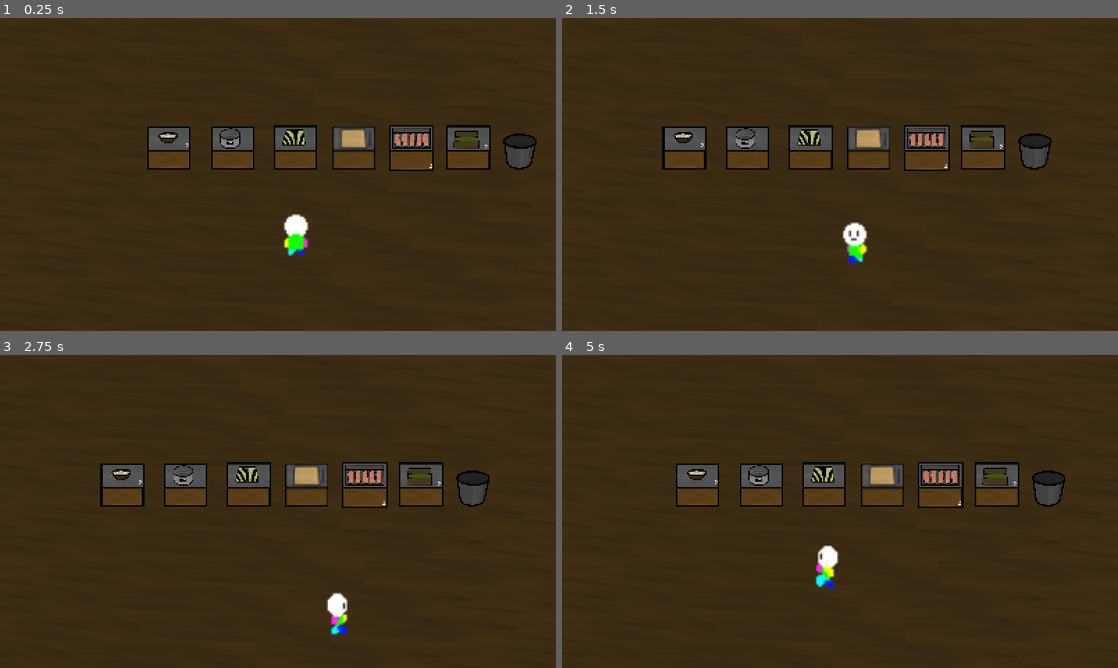
Above: before the commit, frames 1-4 (two rows, left to right).
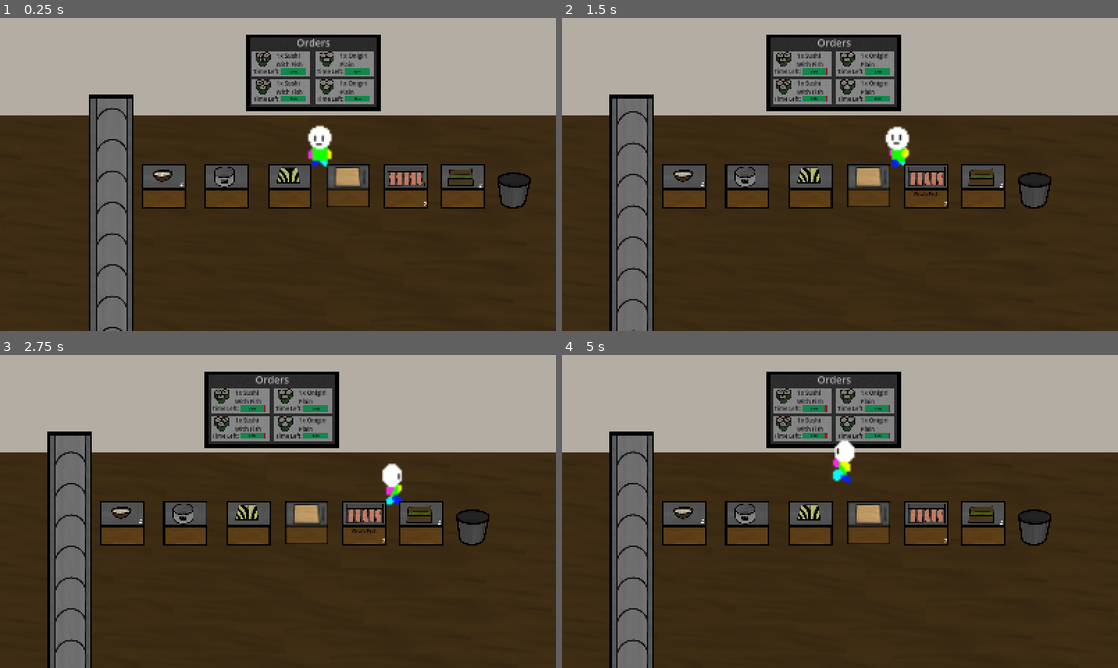
Above: after the commit, the same moments.

Repository: DragonEyeGames/Sushi-House-Shiba-Arcade
Game: Godot game, scene res://main.tscn
Two runs of this game, one before a commit and one after it. Both use one fixed random seed, a clock stepped at 60 frames per second and the inputs below. The engine's default icon, where the game draws it, is replaced by a stand-in: a white triangle on a blue panel in a dark square.
Inputs (mouse positions are in pixels of both pictures, inside the frame that each line leads up to):
- Up to frame 1 (0.25 s): no input
- Up to frame 2 (1.5 s): tap Enter at 0.5 s; move the mouse to (962, 158) at 0.52 s; hold D (Right) 0.53-1.28 s; tap 1 (1) at 0.6 s; tap 2 (2) at 0.8, 1.35 s; move the mouse to (728, 190) at 1.27 s; hold S (Down) from 1.28 s (still down)
- Up to frame 3 (2.75 s): tap 3 (3) at 1.55, 2.1 s; move the mouse to (333, 442) at 2.02 s; release S (Down) at 2.03 s; hold D (Right) from 2.03 s (still down); tap 4 (4) at 2.3 s
- Up to frame 4 (5 s): move the mouse to (812, 574) at 2.77 s; release D (Right) at 2.78 s; hold W (Up) 2.78-3.53 s; tap 4 (4) at 2.85 s; tap 5 (5) at 3.05, 3.6 s; move the mouse to (1006, 558) at 3.52 s; hold A (Left) from 3.53 s (still down); tap 1 (1) at 3.8, 4.35 s; move the mouse to (673, 464) at 4.27 s; tap 2 (2) at 4.55 s

The runs differ from the first frame. In frame 1, 49% of the frame differs, in the area x 0-100%, y 0-100%; in frame 2, 49%; in frame 3, 49%; in frame 4, 49%.

Commit message:
conveyer belt

Diff:
--- a/main.tscn
+++ b/main.tscn
@@ -39,6 +39,11 @@
 [ext_resource type="Texture2D" uid="uid://di2ufu5v0ebq3" path="res://Assets/Wood1.png" id="27_qsp4k"]
 [ext_resource type="Texture2D" uid="uid://bw8myrpkcf5g3" path="res://Assets/Wood2.png" id="28_kq58d"]
 [ext_resource type="Texture2D" uid="uid://bnigbowjs4dp2" path="res://Assets/Wood3.png" id="29_seu75"]
+[ext_resource type="Script" uid="uid://dac8gpkcvujsu" path="res://orders.gd" id="40_4lmeg"]
+[ext_resource type="Shader" uid="uid://cdwoss15yri8m" path="res://tv.gdshader" id="40_h8e4i"]
+[ext_resource type="Texture2D" uid="uid://bew43yfuvkv2o" path="res://Assets/SushiRollerStand.png" id="42_0cp0l"]
+[ext_resource type="Texture2D" uid="uid://dhxsbkvy7xkrl" path="res://Assets/SushiConveyer.png" id="43_d2t1y"]
+[ext_resource type="Script" uid="uid://ch10s3ken56ee" path="res://sushi_conveyer.gd" id="44_gngh3"]
 
 [sub_resource type="AtlasTexture" id="AtlasTexture_wnkbs"]
 atlas = ExtResource("3_come4")
@@ -532,19 +537,19 @@
 }]
 
 [sub_resource type="RectangleShape2D" id="RectangleShape2D_0xm2m"]
-size = Vector2(122, 64)
+size = Vector2(48, 64)
 
 [sub_resource type="RectangleShape2D" id="RectangleShape2D_272bh"]
-size = Vector2(74, 93)
+size = Vector2(35, 155)
 
 [sub_resource type="RectangleShape2D" id="RectangleShape2D_h2yge"]
-size = Vector2(123, 123)
+size = Vector2(128, 104.5)
 
 [sub_resource type="RectangleShape2D" id="RectangleShape2D_1bvp3"]
 size = Vector2(122, 40)
 
 [sub_resource type="RectangleShape2D" id="RectangleShape2D_jq2sk"]
-size = Vector2(91, 93)
+size = Vector2(91, 69.25)
 
 [sub_resource type="RectangleShape2D" id="RectangleShape2D_4k2k6"]
 size = Vector2(87, 40)
@@ -557,14 +562,31 @@
 
 [sub_resource type="RectangleShape2D" id="RectangleShape2D_qsp4k"]
 size = Vector2(188, 1795)
+
+[sub_resource type="RectangleShape2D" id="RectangleShape2D_come4"]
+size = Vector2(1819, 39)
+
+[sub_resource type="ShaderMaterial" id="ShaderMaterial_4lmeg"]
+shader = ExtResource("40_h8e4i")
+shader_parameter/overlay_color = Color(0.215686, 0.215686, 0.215686, 0.384314)
+shader_parameter/flicker_strength = 0.415
+shader_parameter/time_speed = 0.101
+
+[sub_resource type="StyleBoxFlat" id="StyleBoxFlat_h8e4i"]
+bg_color = Color(0.889783, 0, 0.0885715, 1)
+
+[sub_resource type="StyleBoxFlat" id="StyleBoxFlat_4lmeg"]
+bg_color = Color(0, 0.718576, 0.359163, 1)
+
+[sub_resource type="RectangleShape2D" id="RectangleShape2D_gngh3"]
+size = Vector2(128, 967)
 
 [node name="Node2D" type="Node2D"]
 position = Vector2(204, 83)
 script = ExtResource("1_7mycd")
 
 [node name="Player" type="CharacterBody2D" parent="."]
-z_index = 1
-position = Vector2(323, 328)
+position = Vector2(408, -37)
 script = ExtResource("1_0xm2m")
 
 [node name="Sprite" type="AnimatedSprite2D" parent="Player"]
@@ -574,7 +596,7 @@
 frame_progress = 0.727654
 
 [node name="CollisionShape2D" type="CollisionShape2D" parent="Player"]
-position = Vector2(-2, 30)
+position = Vector2(1, 30)
 shape = SubResource("RectangleShape2D_0xm2m")
 
 [node name="Area2D" type="Area2D" parent="Player"]
@@ -582,7 +604,7 @@
 collision_mask = 2
 
 [node name="CollisionShape2D" type="CollisionShape2D" parent="Player/Area2D"]
-position = Vector2(-6, 0.5)
+position = Vector2(-0.5, 31.5)
 shape = SubResource("RectangleShape2D_272bh")
 
 [node name="Stove" type="StaticBody2D" parent="."]
@@ -590,7 +612,7 @@
 script = ExtResource("4_5vw27")
 
 [node name="Icon" type="Sprite2D" parent="Stove"]
-scale = Vector2(0.49, 0.49)
+scale = Vector2(0.5, 0.5)
 texture = ExtResource("5_getpj")
 
 [node name="RichTextLabel" type="RichTextLabel" parent="Stove/Icon"]
@@ -626,7 +648,7 @@
 theme_override_font_sizes/font_size = 26
 
 [node name="CollisionShape2D" type="CollisionShape2D" parent="Stove"]
-position = Vector2(-0.5, -0.5)
+position = Vector2(0, 11)
 shape = SubResource("RectangleShape2D_h2yge")
 
 [node name="Area2D" type="Area2D" parent="Stove"]
@@ -668,7 +690,7 @@
 stock = 2
 
 [node name="Icon" type="Sprite2D" parent="Rice Reservoir"]
-scale = Vector2(0.485, 0.485)
+scale = Vector2(0.5, 0.5)
 texture = ExtResource("6_w48qg")
 
 [node name="RichTextLabel" type="RichTextLabel" parent="Rice Reservoir/Icon"]
@@ -682,7 +704,7 @@
 text = "Rice"
 
 [node name="CollisionShape2D" type="CollisionShape2D" parent="Rice Reservoir"]
-position = Vector2(-0.5, -0.5)
+position = Vector2(0, 11)
 shape = SubResource("RectangleShape2D_h2yge")
 
 [node name="Area2D" type="Area2D" parent="Rice Reservoir"]
@@ -717,7 +739,7 @@
 stock = 2
 
 [node name="Icon" type="Sprite2D" parent="Fish Reservoir"]
-scale = Vector2(0.515, 0.515)
+scale = Vector2(0.5, 0.5)
 texture = ExtResource("9_d13ii")
 
 [node name="RichTextLabel" type="RichTextLabel" parent="Fish Reservoir/Icon"]
@@ -731,7 +753,7 @@
 text = "Fish"
 
 [node name="CollisionShape2D" type="CollisionShape2D" parent="Fish Reservoir"]
-position = Vector2(-0.5, -0.5)
+position = Vector2(0, 11)
 shape = SubResource("RectangleShape2D_h2yge")
 
 [node name="Area2D" type="Area2D" parent="Fish Reservoir"]
@@ -767,7 +789,7 @@
 stock = 2
 
 [node name="Icon" type="Sprite2D" parent="Seaweed Reservoir"]
-scale = Vector2(0.495, 0.495)
+scale = Vector2(0.5, 0.5)
 texture = ExtResource("7_cegan")
 
 [node name="RichTextLabel" type="RichTextLabel" parent="Seaweed Reservoir/Icon"]
@@ -781,7 +803,7 @@
 text = "Seaweed"
 
 [node name="CollisionShape2D" type="CollisionShape2D" parent="Seaweed Reservoir"]
-position = Vector2(-0.5, -0.5)
+position = Vector2(0, 11)
 shape = SubResource("RectangleShape2D_h2yge")
 
 [node name="Area2D" type="Area2D" parent="Seaweed Reservoir"]
@@ -811,11 +833,11 @@
 horizontal_alignment = 2
 
 [node name="Trash" type="StaticBody2D" parent="."]
-position = Vector2(960, 91)
+position = Vector2(959, 93)
 script = ExtResource("11_seu75")
 
 [node name="Icon" type="Sprite2D" parent="Trash"]
-scale = Vector2(0.495, 0.495)
+scale = Vector2(0.5, 0.5)
 texture = ExtResource("12_htxhm")
 
 [node name="RichTextLabel" type="RichTextLabel" parent="Trash/Icon"]
@@ -829,7 +851,7 @@
 text = "Trash"
 
 [node name="CollisionShape2D" type="CollisionShape2D" parent="Trash"]
-position = Vector2(7.5, 3.5)
+position = Vector2(8, 15.625)
 shape = SubResource("RectangleShape2D_jq2sk")
 
 [node name="Area2D" type="Area2D" parent="Trash"]
@@ -872,7 +894,7 @@
 text = "Cutting Board"
 
 [node name="CollisionShape2D" type="CollisionShape2D" parent="Cutting Board"]
-position = Vector2(-0.5, -0.5)
+position = Vector2(0, 11)
 shape = SubResource("RectangleShape2D_h2yge")
 
 [node name="Area2D" type="Area2D" parent="Cutting Board"]
@@ -1000,7 +1022,7 @@
 text = "Assembly"
 
 [node name="CollisionShape2D" type="CollisionShape2D" parent="Assembly Board"]
-position = Vector2(-0.5, -0.5)
+position = Vector2(0, 11)
 shape = SubResource("RectangleShape2D_h2yge")
 
 [node name="Area2D" type="Area2D" parent="Assembly Board"]
@@ -1013,7 +1035,7 @@
 
 [node name="RichTextLabel" type="RichTextLabel" parent="Assembly Board"]
 visible = false
-z_index = 7
+z_index = 1
 offset_left = -59.0
 offset_top = 11.0
 offset_right = 59.0
@@ -1245,7 +1267,7 @@
 text = "Finish Cutting"
 
 [node name="Floor" type="Node2D" parent="."]
-z_index = -5
+z_index = -9
 position = Vector2(938, 144)
 
 [node name="Row" type="Node2D" parent="Floor"]
@@ -1734,7 +1756,7 @@
 texture = ExtResource("29_seu75")
 
 [node name="Floor2" type="Node2D" parent="."]
-z_index = -5
+z_index = -10
 position = Vector2(800, -836)
 
 [node name="Row" type="Node2D" parent="Floor2"]
@@ -2241,6 +2263,319 @@
 position = Vector2(334, 694)
 rotation = 1.5708
 shape = SubResource("RectangleShape2D_qsp4k")
+
+[node name="StaticBody2D2" type="StaticBody2D" parent="."]
+z_index = -7
+position = Vector2(1, 17)
+script = ExtResource("40_4lmeg")
+
+[node name="Wall" type="ColorRect" parent="StaticBody2D2"]
+z_index = -3
+offset_left = -544.0
+offset_top = -419.0
+offset_right = 1272.0
+offset_bottom = -75.0
+color = Color(0.705882, 0.682353, 0.643137, 1)
+
+[node name="CollisionShape2D" type="CollisionShape2D" parent="StaticBody2D2"]
+position = Vector2(333.5, -123.5)
+shape = SubResource("RectangleShape2D_come4")
+
+[node name="Tv Boarder" type="ColorRect" parent="StaticBody2D2"]
+offset_left = 194.0
+offset_top = -373.0
+offset_right = 582.0
+offset_bottom = -153.0
+color = Color(0, 0, 0, 1)
+
+[node name="TV Screen" type="ColorRect" parent="StaticBody2D2"]
+z_index = 2
+material = SubResource("ShaderMaterial_4lmeg")
+offset_left = 205.0
+offset_top = -364.0
+offset_right = 571.0
+offset_bottom = -164.0
+color = Color(0.152941, 0.152941, 0.152941, 1)
+
+[node name="TV Screen2" type="ColorRect" parent="StaticBody2D2"]
+z_index = 1
+offset_left = 205.0
+offset_top = -364.0
+offset_right = 571.0
+offset_bottom = -164.0
+color = Color(0.151276, 0.151276, 0.151276, 1)
+
+[node name="RichTextLabel" type="RichTextLabel" parent="StaticBody2D2"]
+z_index = 1
+offset_left = 262.0
+offset_top = -369.0
+offset_right = 516.0
+offset_bottom = -284.0
+theme_override_font_sizes/normal_font_size = 29
+text = "Orders"
+horizontal_alignment = 1
+
+[node name="Order 1" type="Node2D" parent="StaticBody2D2"]
+z_index = 1
+position = Vector2(-6, -3)
+
+[node name="ColorRect" type="ColorRect" parent="StaticBody2D2/Order 1"]
+offset_left = 218.0
+offset_top = -320.0
+offset_right = 386.0
+offset_bottom = -249.0
+color = Color(0.712129, 0.712129, 0.712129, 1)
+metadata/_edit_use_anchors_ = true
+
+[node name="Sushi" type="Sprite2D" parent="StaticBody2D2/Order 1"]
+position = Vector2(255, -310)
+scale = Vector2(0.274687, 0.278594)
+texture = ExtResource("22_a6jrf")
+
+[node name="RichTextLabel" type="RichTextLabel" parent="StaticBody2D2/Order 1"]
+offset_left = 287.0
+offset_top = -321.0
+offset_right = 386.0
+offset_bottom = -250.0
+theme_override_colors/default_color = Color(0, 0, 0, 1)
+theme_override_font_sizes/normal_font_size = 17
+text = "1x Sushi With Fish"
+metadata/_edit_use_anchors_ = true
+
+[node name="ProgressBar" type="ProgressBar" parent="StaticBody2D2/Order 1"]
+offset_left = 302.0
+offset_top = -272.0
+offset_right = 417.0
+offset_bottom = -243.0
+scale = Vector2(0.62, 0.62)
+theme_override_colors/font_color = Color(0, 0, 0, 1)
+theme_override_styles/background = SubResource("StyleBoxFlat_h8e4i")
+theme_override_styles/fill = SubResource("StyleBoxFlat_4lmeg")
+value = 100.0
+metadata/_edit_use_anchors_ = true
+
+[node name="RichTextLabel2" type="RichTextLabel" parent="StaticBody2D2/Order 1"]
+offset_left = 221.0
+offset_top = -275.0
+offset_right = 315.0
+offset_bottom = -235.0
+theme_override_colors/default_color = Color(0, 0, 0, 1)
+theme_override_font_sizes/normal_font_size = 16
+text = "Time Left:"
+metadata/_edit_use_anchors_ = true
+
+[node name="Order 2" type="Node2D" parent="StaticBody2D2"]
+z_index = 1
+position = Vector2(177, -3)
+
+[node name="ColorRect" type="ColorRect" parent="StaticBody2D2/Order 2"]
+offset_left = 218.0
+offset_top = -320.0
+offset_right = 386.0
+offset_bottom = -249.0
+color = Color(0.712129, 0.712129, 0.712129, 1)
+
+[node name="Sushi" type="Sprite2D" parent="StaticBody2D2/Order 2"]
+position = Vector2(255, -310)
+scale = Vector2(0.274687, 0.278594)
+texture = ExtResource("21_lswn8")
+
+[node name="RichTextLabel" type="RichTextLabel" parent="StaticBody2D2/Order 2"]
+offset_left = 287.0
+offset_top = -321.0
+offset_right = 386.0
+offset_bottom = -250.0
+theme_override_colors/default_color = Color(0, 0, 0, 1)
+theme_override_font_sizes/normal_font_size = 17
+text = "1x Onigiri Plain"
+
+[node name="ProgressBar" type="ProgressBar" parent="StaticBody2D2/Order 2"]
+offset_left = 302.0
+offset_top = -272.0
+offset_right = 417.0
+offset_bottom = -243.0
+scale = Vector2(0.62, 0.62)
+theme_override_colors/font_color = Color(0, 0, 0, 1)
+theme_override_styles/background = SubResource("StyleBoxFlat_h8e4i")
+theme_override_styles/fill = SubResource("StyleBoxFlat_4lmeg")
+value = 100.0
+
+[node name="RichTextLabel2" type="RichTextLabel" parent="StaticBody2D2/Order 2"]
+offset_left = 221.0
+offset_top = -275.0
+offset_right = 315.0
+offset_bottom = -235.0
+theme_override_colors/default_color = Color(0, 0, 0, 1)
+theme_override_font_sizes/normal_font_size = 16
+text = "Time Left:"
+
+[node name="Order 3" type="Node2D" parent="StaticBody2D2"]
+z_index = 1
+position = Vector2(-6, 76)
+
+[node name="ColorRect" type="ColorRect" parent="StaticBody2D2/Order 3"]
+offset_left = 218.0
+offset_top = -320.0
+offset_right = 386.0
+offset_bottom = -249.0
+color = Color(0.712129, 0.712129, 0.712129, 1)
+metadata/_edit_use_anchors_ = true
+
+[node name="Sushi" type="Sprite2D" parent="StaticBody2D2/Order 3"]
+position = Vector2(255, -310)
+scale = Vector2(0.274687, 0.278594)
+texture = ExtResource("22_a6jrf")
+
+[node name="RichTextLabel" type="RichTextLabel" parent="StaticBody2D2/Order 3"]
+offset_left = 287.0
+offset_top = -321.0
+offset_right = 386.0
+offset_bottom = -250.0
+theme_override_colors/default_color = Color(0, 0, 0, 1)
+theme_override_font_sizes/normal_font_size = 17
+text = "1x Sushi With Fish"
+metadata/_edit_use_anchors_ = true
+
+[node name="ProgressBar" type="ProgressBar" parent="StaticBody2D2/Order 3"]
+offset_left = 302.0
+offset_top = -272.0
+offset_right = 417.0
+offset_bottom = -243.0
+scale = Vector2(0.62, 0.62)
+theme_override_colors/font_color = Color(0, 0, 0, 1)
+theme_override_styles/background = SubResource("StyleBoxFlat_h8e4i")
+theme_override_styles/fill = SubResource("StyleBoxFlat_4lmeg")
+value = 100.0
+metadata/_edit_use_anchors_ = true
+
+[node name="RichTextLabel2" type="RichTextLabel" parent="StaticBody2D2/Order 3"]
+offset_left = 221.0
+offset_top = -275.0
+offset_right = 315.0
+offset_bottom = -235.0
+theme_override_colors/default_color = Color(0, 0, 0, 1)
+theme_override_font_sizes/normal_font_size = 16
+text = "Time Left:"
+metadata/_edit_use_anchors_ = true
+
+[node name="Order 4" type="Node2D" parent="StaticBody2D2"]
+z_index = 1
+position = Vector2(177, 76)
+
+[node name="ColorRect" type="ColorRect" parent="StaticBody2D2/Order 4"]
+offset_left = 218.0
+offset_top = -320.0
+offset_right = 386.0
+offset_bottom = -249.0
+color = Color(0.712129, 0.712129, 0.712129, 1)
+
+[node name="Sushi" type="Sprite2D" parent="StaticBody2D2/Order 4"]
+position = Vector2(255, -310)
+scale = Vector2(0.274687, 0.278594)
+texture = ExtResource("21_lswn8")
+
+[node name="RichTextLabel" type="RichTextLabel" parent="StaticBody2D2/Order 4"]
+offset_left = 287.0
+offset_top = -321.0
+offset_right = 386.0
+offset_bottom = -250.0
+theme_override_colors/default_color = Color(0, 0, 0, 1)
+theme_override_font_sizes/normal_font_size = 17
+text = "1x Onigiri Plain"
+
+[node name="ProgressBar" type="ProgressBar" parent="StaticBody2D2/Order 4"]
+offset_left = 302.0
+offset_top = -272.0
+offset_right = 417.0
+offset_bottom = -243.0
+scale = Vector2(0.62, 0.62)
+theme_override_colors/font_color = Color(0, 0, 0, 1)
+theme_override_styles/background = SubResource("StyleBoxFlat_h8e4i")
+theme_override_styles/fill = SubResource("StyleBoxFlat_4lmeg")
+value = 100.0
+
+[node name="RichTextLabel2" type="RichTextLabel" parent="StaticBody2D2/Order 4"]
+offset_left = 221.0
+offset_top = -275.0
+offset_right = 315.0
+offset_bottom = -235.0
+theme_override_colors/default_color = Color(0, 0, 0, 1)
+theme_override_font_sizes/normal_font_size = 16
+text = "Time Left:"
+
+[node name="Sushi Rollers" type="StaticBody2D" parent="."]
+z_index = -2
+
+[node name="SushiRollerStand" type="Sprite2D" parent="Sushi Rollers"]
+position = Vector2(-192, 65)
+scale = Vector2(0.5, 0.5)
+texture = ExtResource("42_0cp0l")
+
+[node name="SushiRollerStand2" type="Sprite2D" parent="Sushi Rollers"]
+position = Vector2(-192, 193)
+scale = Vector2(0.5, 0.5)
+texture = ExtResource("42_0cp0l")
+
+[node name="SushiRollerStand3" type="Sprite2D" parent="Sushi Rollers"]
+position = Vector2(-192, 320)
+scale = Vector2(0.5, 0.5)
+texture = ExtResource("42_0cp0l")
+
+[node name="SushiRollerStand4" type="Sprite2D" parent="Sushi Rollers"]
+position = Vector2(-192, 445)
+scale = Vector2(0.5, 0.5)
+texture = ExtResource("42_0cp0l")
+
+[node name="SushiRollerStand5" type="Sprite2D" parent="Sushi Rollers"]
+position = Vector2(-192, 572)
+scale = Vector2(0.5, 0.5)
+texture = ExtResource("42_0cp0l")
+
+[node name="SushiRollerStand6" type="Sprite2D" parent="Sushi Rollers"]
+position = Vector2(-192, 693)
+scale = Vector2(0.5, 0.5)
+texture = ExtResource("42_0cp0l")
+
+[node name="SushiRollerStand7" type="Sprite2D" parent="Sushi Rollers"]
+position = Vector2(-192, -62)
+scale = Vector2(0.5, 0.5)
+texture = ExtResource("42_0cp0l")
+
+[node name="SushiRollerStand8" type="Sprite2D" parent="Sushi Rollers"]
+position = Vector2(-192, -179)
+scale = Vector2(0.5, 0.5)
+texture = ExtResource("42_0cp0l")
+
+[node name="CollisionShape2D" type="CollisionShape2D" parent="Sushi Rollers"]
+position = Vector2(-192, 335.5)
+shape = SubResource("RectangleShape2D_gngh3")
+
+[node name="ColorRect" type="ColorRect" parent="Sushi Rollers"]
+z_index = 12
+offset_left = -256.0
+offset_top = -182.0
+offset_right = -128.0
+offset_bottom = -169.0
+color = Color(0, 0, 0, 1)
+
+[node name="ColorRect2" type="ColorRect" parent="Sushi Rollers"]
+z_index = 11
+offset_left = -279.0
+offset_top = -318.0
+offset_right = -101.0
+offset_bottom = -174.0
+color = Color(0.705882, 0.682353, 0.643137, 1)
+
+[node name="Timer" type="Timer" parent="Sushi Rollers"]
+wait_time = 12.375
+autostart = true
+
+[node name="SushiConveyer" type="Sprite2D" parent="."]
+z_index = 1
+position = Vector2(-198, -167)
+scale = Vector2(0.79, 0.79)
+texture = ExtResource("43_d2t1y")
+script = ExtResource("44_gngh3")
 
 [connection signal="area_entered" from="Stove/Area2D" to="Stove" method="_on_area_2d_area_entered"]
 [connection signal="area_exited" from="Stove/Area2D" to="Stove" method="_on_area_2d_area_exited"]
@@ -2259,3 +2594,4 @@
 [connection signal="area_entered" from="Assembly Board/Area2D" to="Assembly Board" method="_on_area_2d_area_entered"]
 [connection signal="area_exited" from="Assembly Board/Area2D" to="Assembly Board" method="_on_area_2d_area_exited"]
 [connection signal="pressed" from="MinigameLayer/Button" to="Cutting Board" method="_on_button_pressed"]
+[connection signal="timeout" from="Sushi Rollers/Timer" to="StaticBody2D2" method="_on_timer_timeout"]
--- /dev/null
+++ b/orders.gd
@@ -0,0 +1,30 @@
+extends StaticBody2D
+
+var copies = []
+# Called when the node enters the scene tree for the first time.
+func _ready() -> void:
+	var original = $"../SushiConveyer"
+	for i in range(11):
+		var copy = original.duplicate()  # deep copy if needed: duplicate(true)
+		add_child(copy)
+		copy.global_position = Vector2(original.global_position.x, original.global_position.y+(i*90))
+		copy.z_index=10
+		copies.append(copy)
+	original.visible=false
+
+
+# Called every frame. 'delta' is the elapsed time since the previous frame.
+func _process(delta: float) -> void:
+	if($"Order 1".visible):
+		$"Order 1/ProgressBar".value-=1*delta
+	if($"Order 2".visible):
+		$"Order 2/ProgressBar".value-=1*delta
+	if($"Order 3".visible):
+		$"Order 3/ProgressBar".value-=1*delta
+	if($"Order 4".visible):
+		$"Order 4/ProgressBar".value-=1*delta
+
+
+func _on_timer_timeout() -> void:
+	for copy in copies:
+		copy.z_index+=1
--- a/player.gd
+++ b/player.gd
@@ -1,7 +1,7 @@
 extends CharacterBody2D
-const SPEED = 175
+const SPEED = 225
 var canMove=true
-var _dir = "up"
+var _dir = "down"
 var walking=false
 
 func _process(delta: float) -> void:
@@ -58,3 +58,7 @@
 		if(_dir=="up" and $Sprite.animation!="back idle"):
 			$Sprite.play("back idle")
 	velocity=Vector2.ZERO
+	if(position.y>50):
+		z_index=15
+	else:
+		z_index=-1
--- a/stove.gd
+++ b/stove.gd
@@ -25,9 +25,9 @@
 	elif(cooked and len($"..".playerInventory)<=4):
 		if(colliding):
 			$RichTextLabel.visible=true
-		$"RichTextLabel".text="Grab Pot"
-		$"..".interactable="rice stove"
-		$"..".interactiveItem=self
+			$"..".interactable="rice stove"
+			$"..".interactiveItem=self
+			$"RichTextLabel".text="Grab Pot"
 	else:
 		$RichTextLabel.visible=false
 
--- /dev/null
+++ b/sushi_conveyer.gd
@@ -0,0 +1,14 @@
+extends Sprite2D
+
+
+# Called when the node enters the scene tree for the first time.
+func _ready() -> void:
+	pass # Replace with function body.
+
+
+# Called every frame. 'delta' is the elapsed time since the previous frame.
+func _process(delta: float) -> void:
+	position.y+=80*delta
+	if(position.y>773):
+		position.y=-217
+		z_index-=1
--- /dev/null
+++ b/tv.gdshader
@@ -0,0 +1,18 @@
+shader_type canvas_item;
+
+uniform vec4 overlay_color : source_color = vec4(1.0);
+uniform float flicker_strength : hint_range(0.0, 1.0) = 0.2;
+uniform float time_speed : hint_range(0.0, 10.0) = 3.0;
+
+float rand(vec2 co) {
+    return fract(sin(dot(co, vec2(12.9898,78.233))) * 43758.5453);
+}
+
+void fragment() {
+    // Flicker factor between 1 - flicker_strength and 1 + flicker_strength
+    float noise = rand(UV + TIME);
+    float flicker = 1.0 + (sin(TIME * time_speed) * 0.5 + noise * 0.5 - 0.5) * flicker_strength;
+
+    // Apply flicker to the overlay color
+    COLOR = overlay_color * flicker;
+}
Binary file added: Assets/SushiConveyer.png
Not shown, added: Assets/SushiConveyer.png.import
Binary file added: Assets/SushiRollerStand.png
Not shown, added: Assets/SushiRollerStand.png.import
Not shown: 1 places in main.tscn that only renumber resources
Not shown, added: orders.gd.uid
Not shown, added: sushi_conveyer.gd.uid
Not shown, added: tv.gdshader.uid
Not shown, removed: builds/index.apple-touch-icon.png
Not shown, removed: builds/index.audio.position.worklet.js
Not shown, removed: builds/index.audio.worklet.js
Not shown, removed: builds/index.html
(and 5 more such lines)
